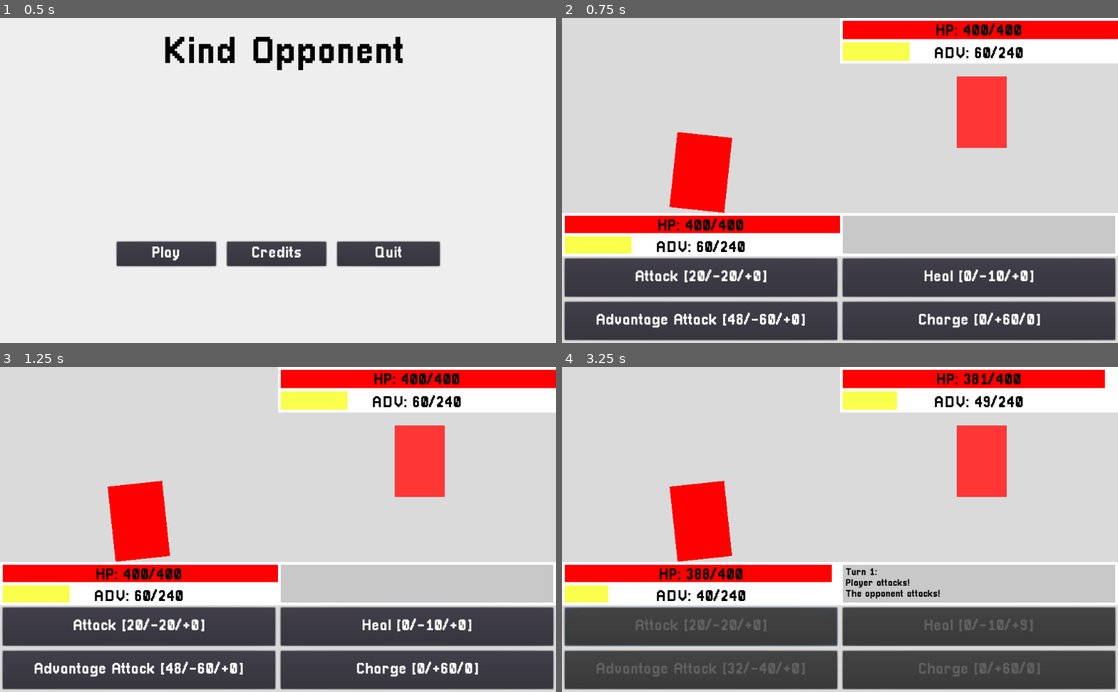
Above: before the commit, frames 1-4 (two rows, left to right).
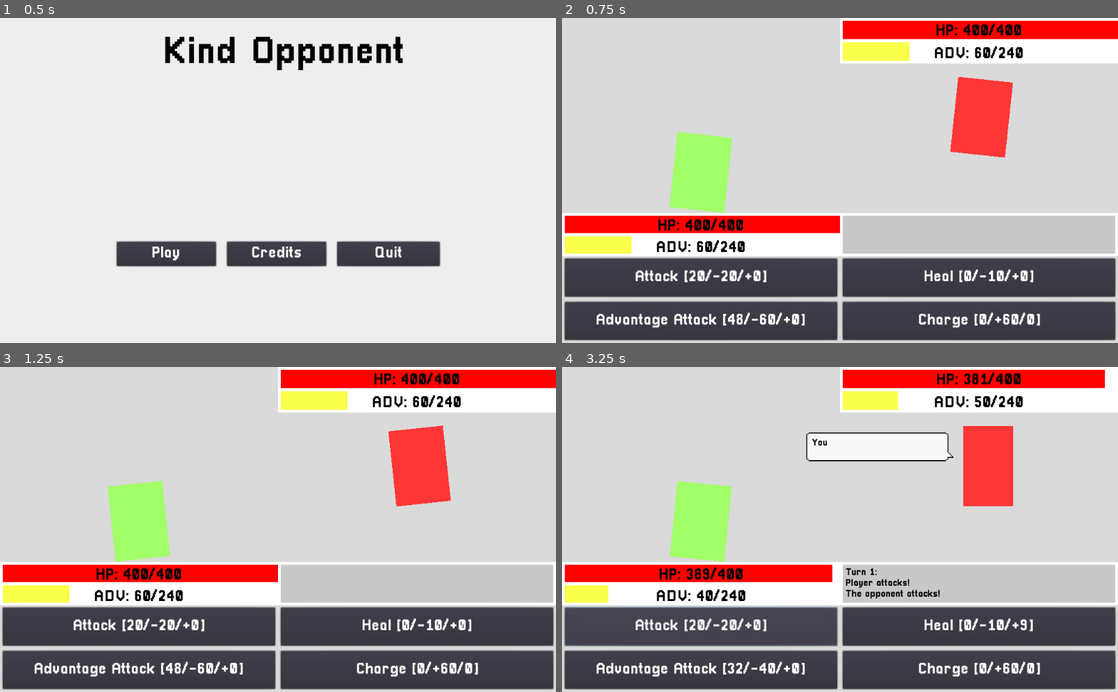
Above: after the commit, the same moments.

Repository: ArtlessAvian/kind-opponent
Game: Godot game, scene res://MainMenu.tscn
Same seed, same stepped clock (60 frames per second), same inputs: the game is played once before the commit and once after it.
Inputs:
- Up to frame 1 (0.5 s): no input
- Up to frame 2 (0.75 s): click "Play" at 0.5 s
- Up to frame 3 (1.25 s): no input
- Up to frame 4 (3.25 s): click "Attack [20/-20/+0]" at 1.25 s; tap Enter (ui_accept) at 2, 2.27, 3.02 s

Frame 1 is identical in both runs. In frame 2, 2.9% of the frame differs, in the area x 19-82%, y 17-61%; in frame 3, 2.8%; in frame 4, 7.7%, in the area x 6-86%, y 7-96%.

Commit message:
Added attack animations

Diff:
--- /dev/null
+++ b/EnemyAnimator.gd
@@ -0,0 +1,19 @@
+extends ColorRect
+
+signal update_bars
+var attack_anim_player
+var idle_anim_player
+func _ready():
+	attack_anim_player = get_node("AttackAnimPlayer")
+	idle_anim_player = get_node("IdleAnimPlayer")
+
+func play_attack():
+	idle_anim_player.stop(true)
+	attack_anim_player.play("EnemyAttackAnimation")
+
+func signal_bars():
+	print("SIGNAL")
+	self.emit_signal("update_bars")
+
+func restart_idle():
+	idle_anim_player.play("IdleBounce")
--- a/GameUI.tscn
+++ b/GameUI.tscn
@@ -1,18 +1,20 @@
-[gd_scene load_steps=14 format=2]
-
-[ext_resource path="res://animations/AttackAnimation.tres" type="Animation" id=1]
-[ext_resource path="res://animations/DamageBlink.tres" type="Animation" id=2]
-[ext_resource path="res://animations/IdleBounce.tres" type="Animation" id=3]
-[ext_resource path="res://animations/EnemyAttackAnimation.tres" type="Animation" id=4]
-[ext_resource path="res://sprites/speech_bubble1.png" type="Texture" id=5]
-[ext_resource path="res://PixellariSmall.tres" type="DynamicFont" id=6]
-[ext_resource path="res://EnemyText.gd" type="Script" id=7]
-[ext_resource path="res://UIHealthBar.tscn" type="PackedScene" id=8]
-[ext_resource path="res://AdvBar.tscn" type="PackedScene" id=9]
-[ext_resource path="res://Pixellari.tres" type="DynamicFont" id=10]
-[ext_resource path="res://gameingame/RichTextLabel.gd" type="Script" id=11]
-[ext_resource path="res://LoopingLabel.gd" type="Script" id=12]
-[ext_resource path="res://animations/LoopingLabel.tres" type="Animation" id=13]
+[gd_scene load_steps=16 format=2]
+
+[ext_resource path="res://PlayerAnimator.gd" type="Script" id=1]
+[ext_resource path="res://animations/AttackAnimation.tres" type="Animation" id=2]
+[ext_resource path="res://animations/DamageBlink.tres" type="Animation" id=3]
+[ext_resource path="res://animations/IdleBounce.tres" type="Animation" id=4]
+[ext_resource path="res://EnemyAnimator.gd" type="Script" id=5]
+[ext_resource path="res://animations/EnemyAttackAnimation.tres" type="Animation" id=6]
+[ext_resource path="res://sprites/speech_bubble1.png" type="Texture" id=7]
+[ext_resource path="res://PixellariSmall.tres" type="DynamicFont" id=8]
+[ext_resource path="res://EnemyText.gd" type="Script" id=9]
+[ext_resource path="res://UIHealthBar.tscn" type="PackedScene" id=10]
+[ext_resource path="res://AdvBar.tscn" type="PackedScene" id=11]
+[ext_resource path="res://Pixellari.tres" type="DynamicFont" id=12]
+[ext_resource path="res://gameingame/RichTextLabel.gd" type="Script" id=13]
+[ext_resource path="res://LoopingLabel.gd" type="Script" id=14]
+[ext_resource path="res://animations/LoopingLabel.tres" type="Animation" id=15]
 
 [node name="GameUI" type="Control"]
 anchor_right = 1.0
@@ -33,21 +35,23 @@
 anchor_right = 0.4
 anchor_bottom = 0.6
 
-[node name="ColorRect" type="ColorRect" parent="BattleCanvas/PlayerRegion"]
+[node name="PlayerSprite" type="ColorRect" parent="BattleCanvas/PlayerRegion"]
 anchor_left = 0.35
 anchor_right = 0.65
 anchor_bottom = 1.0
 margin_left = -7.62939e-006
-margin_right = -9.15527e-005
-color = Color( 1.01351, 0, 0, 1 )
-
-[node name="AnimationPlayer" type="AnimationPlayer" parent="BattleCanvas/PlayerRegion/ColorRect"]
-anims/AttackAnimation = ExtResource( 1 )
-anims/DamageBlink = ExtResource( 2 )
-
-[node name="AnimationPlayer2" type="AnimationPlayer" parent="BattleCanvas/PlayerRegion/ColorRect"]
+margin_right = -7.62939e-005
+rect_pivot_offset = Vector2( 45, 75 )
+color = Color( 0.631373, 1, 0.403922, 1 )
+script = ExtResource( 1 )
+
+[node name="AttackAnimPlayer" type="AnimationPlayer" parent="BattleCanvas/PlayerRegion/PlayerSprite"]
+anims/AttackAnimation = ExtResource( 2 )
+anims/DamageBlink = ExtResource( 3 )
+
+[node name="IdleAnimPlayer" type="AnimationPlayer" parent="BattleCanvas/PlayerRegion/PlayerSprite"]
 autoplay = "IdleBounce"
-anims/IdleBounce = ExtResource( 3 )
+anims/IdleBounce = ExtResource( 4 )
 
 [node name="EnemyRegion" type="Control" parent="BattleCanvas"]
 anchor_left = 0.35
@@ -55,14 +59,21 @@
 anchor_right = 0.8
 anchor_bottom = 0.4
 
-[node name="ColorRect" type="ColorRect" parent="BattleCanvas/EnemyRegion"]
+[node name="EnemySprite" type="ColorRect" parent="BattleCanvas/EnemyRegion"]
 anchor_left = 0.8
 anchor_right = 1.0
 anchor_bottom = 1.0
+margin_bottom = 18.0
+rect_pivot_offset = Vector2( 45, 75 )
 color = Color( 0.996078, 0.211765, 0.211765, 1 )
-
-[node name="AnimationPlayer" type="AnimationPlayer" parent="BattleCanvas/EnemyRegion/ColorRect"]
-anims/EnemyAttackAnimation = ExtResource( 4 )
+script = ExtResource( 5 )
+
+[node name="AttackAnimPlayer" type="AnimationPlayer" parent="BattleCanvas/EnemyRegion/EnemySprite"]
+anims/EnemyAttackAnimation = ExtResource( 6 )
+
+[node name="IdleAnimPlayer" type="AnimationPlayer" parent="BattleCanvas/EnemyRegion/EnemySprite"]
+autoplay = "IdleBounce"
+anims/IdleBounce = ExtResource( 4 )
 
 [node name="SpeechBubble" type="NinePatchRect" parent="BattleCanvas/EnemyRegion"]
 anchor_left = 0.2
@@ -279,7 +290,15 @@
 
 [node name="LoopAnim" type="AnimationPlayer" parent="OpportunityBar/LoopingLabel"]
 autoplay = "LoopingLabel"
-anims/LoopingLabel = ExtResource( 13 )
-
+anims/LoopingLabel = ExtResource( 15 )
+
+[connection signal="update_bars" from="BattleCanvas/PlayerRegion/PlayerSprite" to="UICanvas/PlayerUI/PlayerBars/PlayerAdvRegion/EnemyAdvBar" method="_on_Battle_update_bars"]
+[connection signal="update_bars" from="BattleCanvas/PlayerRegion/PlayerSprite" to="UICanvas/EnemyUI/EnemyBars/EnemyAdvRegion/EnemyAdvBar" method="_on_Battle_update_bars"]
+[connection signal="update_bars" from="BattleCanvas/PlayerRegion/PlayerSprite" to="UICanvas/EnemyUI/EnemyBars/EnemyHPregion/EnemyHPBar" method="_on_Battle_update_bars"]
+[connection signal="update_bars" from="BattleCanvas/PlayerRegion/PlayerSprite" to="UICanvas/PlayerUI/PlayerBars/PlayerHPRegion/PlayerHealthBar" method="_on_Battle_update_bars"]
+[connection signal="update_bars" from="BattleCanvas/EnemyRegion/EnemySprite" to="UICanvas/PlayerUI/PlayerBars/PlayerAdvRegion/EnemyAdvBar" method="_on_Battle_update_bars"]
+[connection signal="update_bars" from="BattleCanvas/EnemyRegion/EnemySprite" to="UICanvas/EnemyUI/EnemyBars/EnemyAdvRegion/EnemyAdvBar" method="_on_Battle_update_bars"]
+[connection signal="update_bars" from="BattleCanvas/EnemyRegion/EnemySprite" to="UICanvas/EnemyUI/EnemyBars/EnemyHPregion/EnemyHPBar" method="_on_Battle_update_bars"]
+[connection signal="update_bars" from="BattleCanvas/EnemyRegion/EnemySprite" to="UICanvas/PlayerUI/PlayerBars/PlayerHPRegion/PlayerHealthBar" method="_on_Battle_update_bars"]
 
 [editable path="UICanvas/EnemyUI/EnemyBars/EnemyAdvRegion/EnemyAdvBar"]
--- /dev/null
+++ b/PlayerAnimator.gd
@@ -0,0 +1,24 @@
+extends ColorRect
+
+# Declare member variables here. Examples:
+# var a = 2
+# var b = "text"
+
+# Called when the node enters the scene tree for the first time.
+signal update_bars
+var attack_anim_player
+var idle_anim_player
+func _ready():
+	attack_anim_player = get_node("AttackAnimPlayer")
+	idle_anim_player = get_node("IdleAnimPlayer")
+
+
+func play_attack():
+	idle_anim_player.stop(true)
+	attack_anim_player.play("AttackAnimation")
+
+func signal_bars():
+	print("SIGNAL")
+	self.emit_signal("update_bars")
+func restart_idle():
+	idle_anim_player.play("IdleBounce")
--- a/animations/AttackAnimation.tres
+++ b/animations/AttackAnimation.tres
@@ -22,3 +22,32 @@
 "points": PoolRealArray( 0, -0.25, 0, 0.25, 0 ),
 "times": PoolRealArray( 0 )
 }
+tracks/2/type = "value"
+tracks/2/path = NodePath(".:rect_rotation")
+tracks/2/interp = 1
+tracks/2/loop_wrap = true
+tracks/2/imported = false
+tracks/2/enabled = true
+tracks/2/keys = {
+"times": PoolRealArray( 0 ),
+"transitions": PoolRealArray( 1 ),
+"update": 0,
+"values": [ 0.0 ]
+}
+tracks/3/type = "method"
+tracks/3/path = NodePath(".")
+tracks/3/interp = 1
+tracks/3/loop_wrap = true
+tracks/3/imported = false
+tracks/3/enabled = true
+tracks/3/keys = {
+"times": PoolRealArray( 0.5, 1 ),
+"transitions": PoolRealArray( 1, 1 ),
+"values": [ {
+"args": [  ],
+"method": "signal_bars"
+}, {
+"args": [  ],
+"method": "restart_idle"
+} ]
+}
--- a/animations/EnemyAttackAnimation.tres
+++ b/animations/EnemyAttackAnimation.tres
@@ -22,3 +22,32 @@
 "points": PoolRealArray( 0, -0.25, 0, 0.25, 0 ),
 "times": PoolRealArray( 1 )
 }
+tracks/2/type = "value"
+tracks/2/path = NodePath(".:rect_rotation")
+tracks/2/interp = 1
+tracks/2/loop_wrap = true
+tracks/2/imported = false
+tracks/2/enabled = true
+tracks/2/keys = {
+"times": PoolRealArray( 0 ),
+"transitions": PoolRealArray( 1 ),
+"update": 0,
+"values": [ 0.0 ]
+}
+tracks/3/type = "method"
+tracks/3/path = NodePath(".")
+tracks/3/interp = 1
+tracks/3/loop_wrap = true
+tracks/3/imported = false
+tracks/3/enabled = true
+tracks/3/keys = {
+"times": PoolRealArray( 0.6, 1 ),
+"transitions": PoolRealArray( 1, 1 ),
+"values": [ {
+"args": [  ],
+"method": "signal_bars"
+}, {
+"args": [  ],
+"method": "restart_idle"
+} ]
+}
--- a/gameingame/Battle.gd
+++ b/gameingame/Battle.gd
@@ -5,6 +5,8 @@
 signal update_bars
 signal opportunity_turn
 signal update_text
+signal attack_anim
+signal enemy_attack
 
 var yielding_for_queue = []
 var turn = 0 # why not its free
@@ -79,6 +81,8 @@
 	print("opportunity_attack ", opportunity_attack)
 
 # hooooooo boy
+func update_bars():
+	self.emit_signal("update_bars")
 
 func _game_logic(player_action):
 	turn += 1
@@ -86,9 +90,13 @@
 	yield()
 
 	self._text_box("Player " + ["attacks", "attacks (but differently)", "heals", "charges"][player_action] + "!")
+	if player_action == 0 or player_action == 1:
+		self.emit_signal("attack_anim")
+	$Player.do_move(player_action, opportunity_attack == player_action)
 	yield()
-	$Player.do_move(player_action, opportunity_attack == player_action)
+
 	self.emit_signal("update_bars")
+
 	yield()
 
 	if ($Opponent.is_dead()):
@@ -99,9 +107,11 @@
 		self._text_box("The opponent " + ["attacks", "attacks (but differently)", "heals", "charges"][opponent_move] + "!")
 		yield()
 		$Opponent.do_move(opponent_move, false)
+		if opponent_move == 0 or opponent_move == 1:
+			self.emit_signal("enemy_attack")
+
+		yield()
 		self.emit_signal("update_bars")
-		yield()
-
 		if ($Player.is_dead()):
 			self._text_box("You are ded (jk you win)")
 			self._text_box(str("Believability: ", 120/$Opponent._health, "%"))
--- a/gameingame/BattleWView.tscn
+++ b/gameingame/BattleWView.tscn
@@ -1,27 +1,13 @@
-[gd_scene load_steps=5 format=2]
+[gd_scene load_steps=4 format=2]
 
 [ext_resource path="res://GameUI.tscn" type="PackedScene" id=1]
-[ext_resource path="res://animations/IdleBounce.tres" type="Animation" id=2]
-[ext_resource path="res://gameingame/viewintegration/Button.gd" type="Script" id=3]
-[ext_resource path="res://gameingame/Battle.tscn" type="PackedScene" id=4]
+[ext_resource path="res://gameingame/viewintegration/Button.gd" type="Script" id=2]
+[ext_resource path="res://gameingame/Battle.tscn" type="PackedScene" id=3]
 
 [node name="GameUI" index="0" instance=ExtResource( 1 )]
 
-[node name="ColorRect" parent="BattleCanvas/PlayerRegion" index="0"]
-margin_right = -0.000289917
-grow_horizontal = 2
-grow_vertical = 2
-rect_scale = Vector2( 0.996845, 0.988109 )
-rect_pivot_offset = Vector2( 45, 75 )
-
-[node name="AnimationPlayer" parent="BattleCanvas/PlayerRegion/ColorRect" index="0"]
-anims/IdleBounce = ExtResource( 2 )
-
-[node name="SpeechBubble" parent="BattleCanvas/EnemyRegion" index="1"]
-anchor_left = 0.2
-anchor_top = 0.4
-margin_top = -40.0
-margin_bottom = -40.0
+[node name="PlayerSprite" parent="BattleCanvas/PlayerRegion" index="0"]
+margin_right = 1.52588e-005
 
 [node name="EnemyHPBar" parent="UICanvas/EnemyUI/EnemyBars/EnemyHPregion" index="0"]
 target_path = NodePath("../../../../../Battle")
@@ -64,19 +50,21 @@
 focus_neighbour_left = NodePath("../../Action2Region/Attack2Button")
 focus_neighbour_top = NodePath("../../Action3Region/Attack3Button")
 custom_colors/font_color = Color( 1, 1, 1, 1 )
-script = ExtResource( 3 )
+script = ExtResource( 2 )
 move_id = 3
 
-[node name="Battle" parent="." index="3" instance=ExtResource( 4 )]
+[node name="Battle" parent="." index="3" instance=ExtResource( 3 )]
 
 [connection signal="button_down" from="UICanvas/PlayerUI/PlayerActions/Action1Region/Attack1Button" to="Battle" method="_on_button_down" binds= [ 0 ]]
 [connection signal="button_down" from="UICanvas/PlayerUI/PlayerActions/Action2Region/Attack2Button" to="Battle" method="_on_button_down" binds= [ 1 ]]
 [connection signal="button_down" from="UICanvas/PlayerUI/PlayerActions/Action3Region/Attack3Button" to="Battle" method="_on_button_down" binds= [ 2 ]]
 [connection signal="button_down" from="UICanvas/PlayerUI/PlayerActions/Action4Region/Attack4Button" to="Battle" method="_on_button_down" binds= [ 3 ]]
+[connection signal="attack_anim" from="Battle" to="BattleCanvas/PlayerRegion/PlayerSprite" method="play_attack"]
+[connection signal="enemy_attack" from="Battle" to="BattleCanvas/EnemyRegion/EnemySprite" method="play_attack"]
+[connection signal="update_bars" from="Battle" to="UICanvas/EnemyUI/EnemyBars/EnemyHPregion/EnemyHPBar" method="_on_Battle_update_bars"]
+[connection signal="update_bars" from="Battle" to="UICanvas/EnemyUI/EnemyBars/EnemyAdvRegion/EnemyAdvBar" method="update_children"]
+[connection signal="update_bars" from="Battle" to="UICanvas/PlayerUI/PlayerBars/PlayerHPRegion/PlayerHealthBar" method="update_children"]
 [connection signal="update_bars" from="Battle" to="UICanvas/PlayerUI/PlayerBars/PlayerAdvRegion/EnemyAdvBar" method="_on_Battle_update_bars"]
-[connection signal="update_bars" from="Battle" to="UICanvas/EnemyUI/EnemyBars/EnemyHPregion/EnemyHPBar" method="_on_Battle_update_bars"]
-[connection signal="update_bars" from="Battle" to="UICanvas/PlayerUI/PlayerBars/PlayerHPRegion/PlayerHealthBar" method="update_children"]
-[connection signal="update_bars" from="Battle" to="UICanvas/EnemyUI/EnemyBars/EnemyAdvRegion/EnemyAdvBar" method="update_children"]
 [connection signal="update_text" from="Battle" to="BattleCanvas/EnemyRegion/SpeechBubble/EnemyText" method="set_rand_line"]
 [connection signal="user_feedback" from="Battle" to="Panel/Control/RichTextLabel" method="_on_Battle_user_feedback"]
 
Not shown: 13 places in GameUI.tscn that only renumber resources
Not shown: 2 places in gameingame/BattleWView.tscn that only renumber resources
